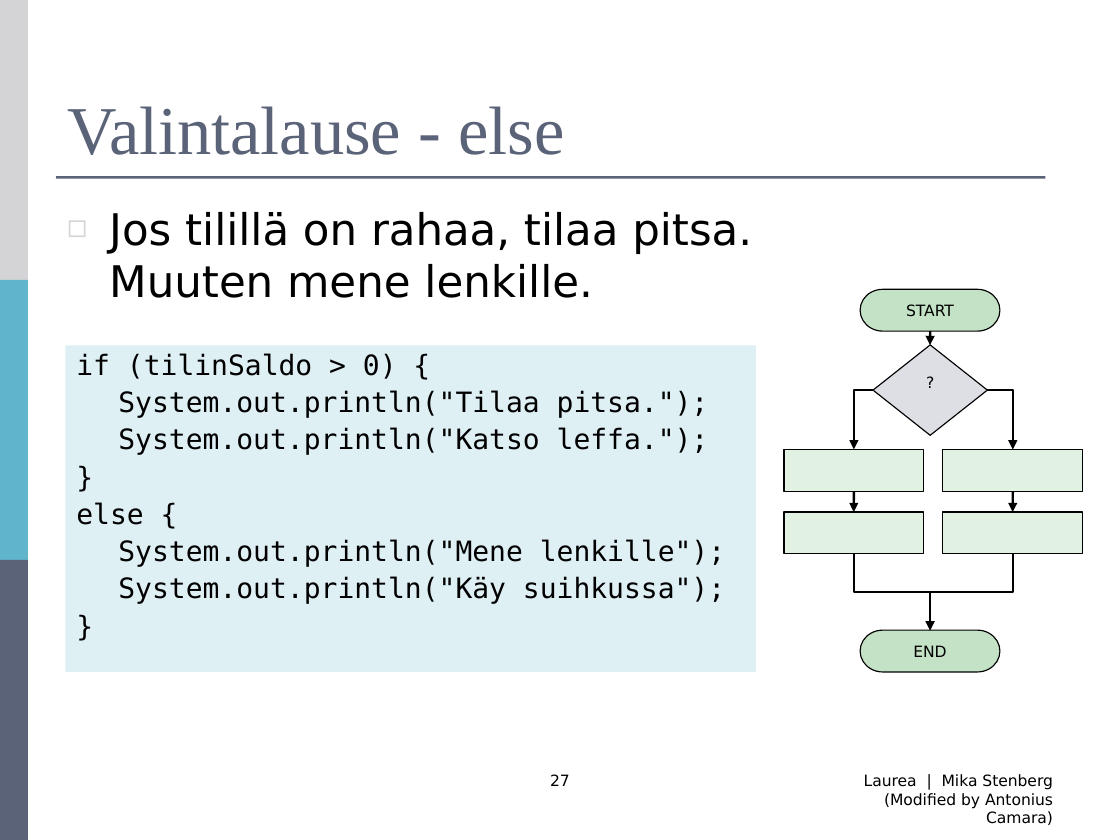
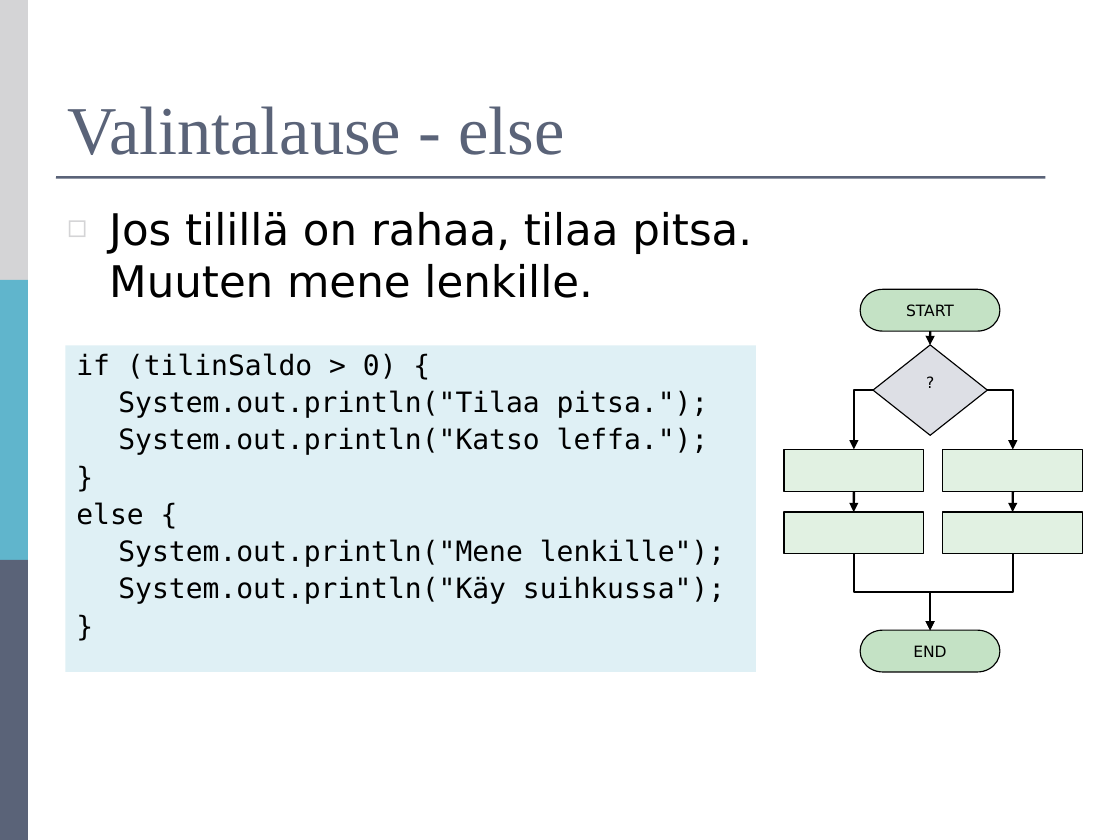
Before and after one commit to mjstenbe/OO_2017, a slide deck: slide 26 of Lecture materials (Antonius)/R0027-Luento-3-TulLukOper.ppt (slide 27 before the commit). Drawn at 1120x840 pixels with LibreOffice and Linux fonts; fonts in the diff are those of the drawing. Boxes give left, top, right and bottom in pixels: in the first picture for what was removed or moved away, otherwise in the second. Text is boxed around its words. In the diff, an @@ line names an element or a change of style, - is before the commit and + after.

```diff
--- a/Lecture materials (Antonius)/R0027-Luento-3-TulLukOper.ppt
+++ b/Lecture materials (Antonius)/R0027-Luento-3-TulLukOper.ppt
@@ page number removed at bbox=[550, 774, 570, 786] @@
-27
@@ text removed at bbox=[864, 774, 1053, 825] @@
-Laurea | Mika Stenberg (Modified by Antonius Camara)
```
Also in this commit, not shown: 25 other slides changed, 2 slides removed, 6 other files.
